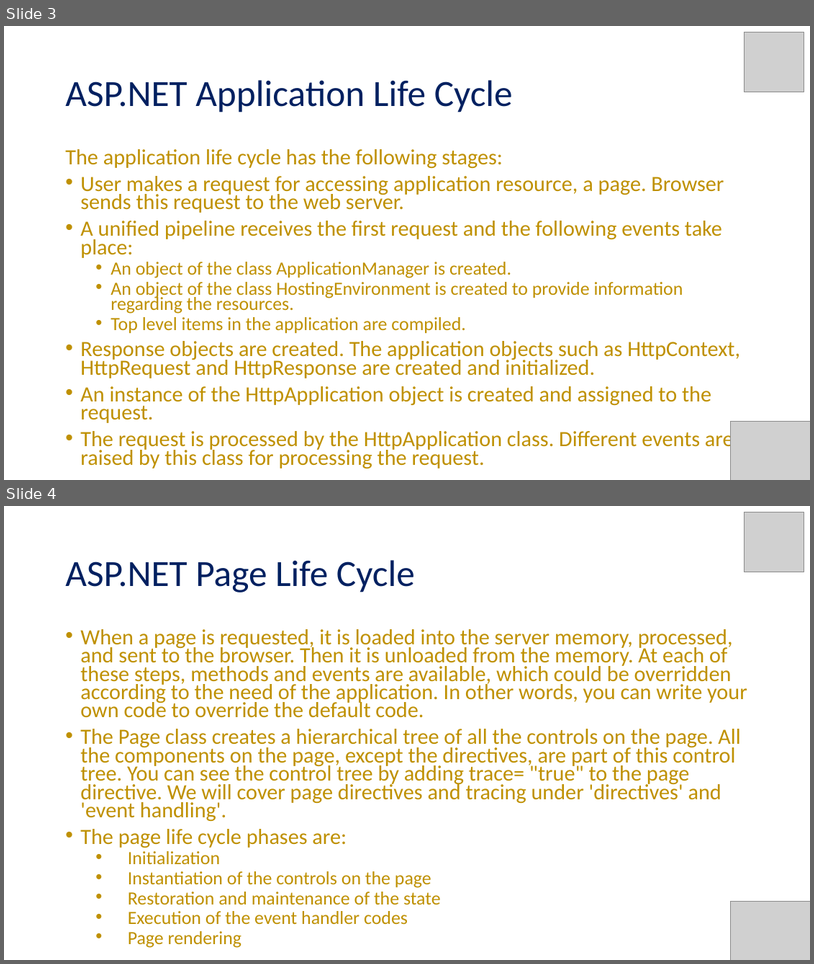
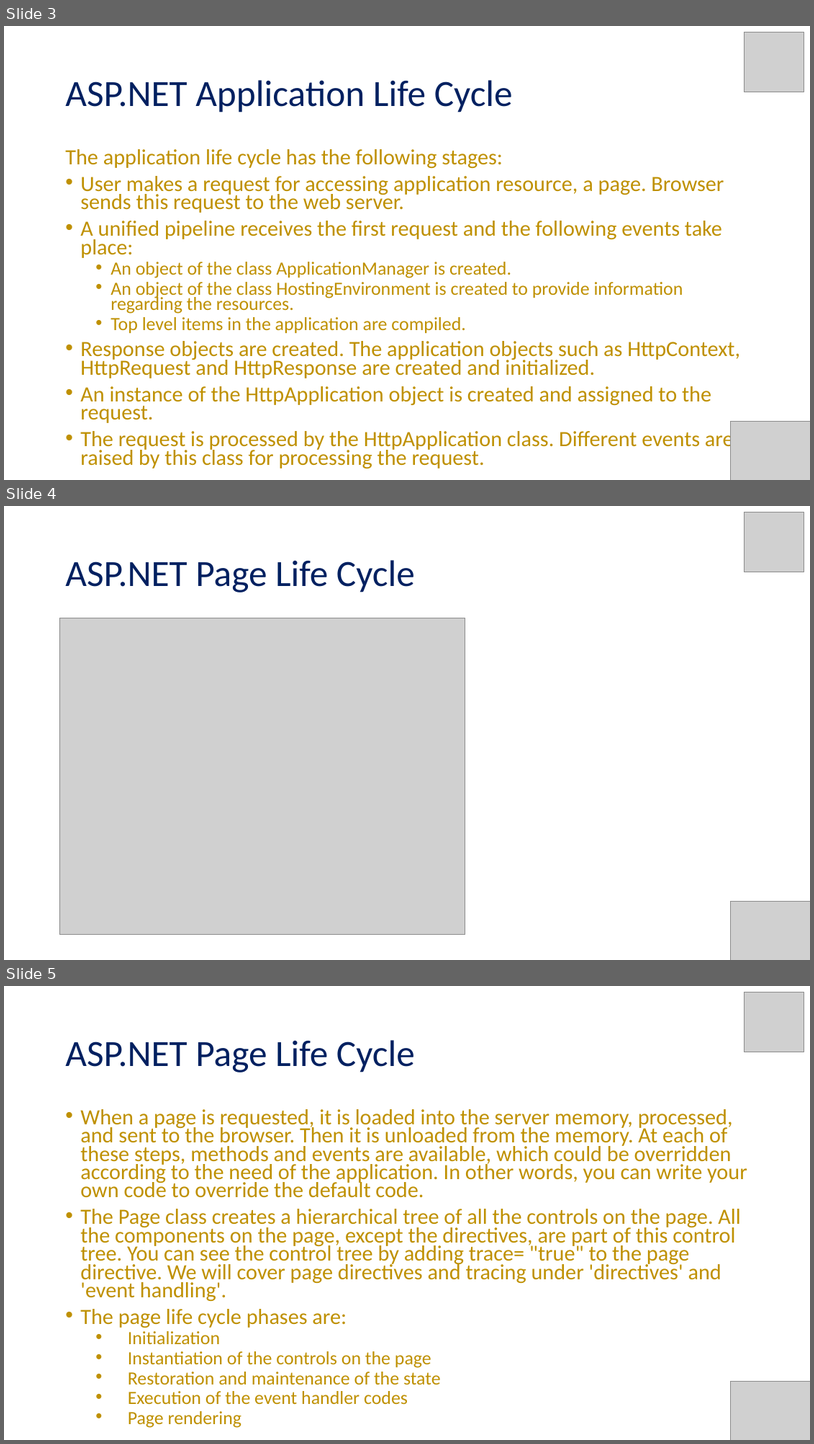
Before and after one commit to dpgohel/dpgohel.github.io, a slide deck: asp/unit-1/5_aspnet_page_life_cycle.pptx. Shown one above the other, each under a label of ours: slides 3 and 4 before the commit, slides 3, 4 and 5 after it. The pictures are 814x964 and 814x1444 pixels, drawn with LibreOffice and Linux fonts; fonts in the diff are those of the drawing; grey boxes stand for pictures. Boxes give left, top, right and bottom in pixels: in the first picture for what was removed or moved away, otherwise in the second. Text is boxed around its words. In the diff, an @@ line names an element or a change of style, - is before the commit and + after.

```diff
--- a/asp/unit-1/5_aspnet_page_life_cycle.pptx
+++ b/asp/unit-1/5_aspnet_page_life_cycle.pptx
@@ slide 4 added at box(4, 506, 810, 960), background #FFFFFF @@
@@ picture added at box(744, 512, 805, 572) @@
@@ title added at box(65, 560, 415, 592), 44 pt, text #002060 @@
+ASP.NET Page Life Cycle
@@ picture added at box(59, 618, 466, 934) @@
@@ picture added at box(731, 901, 810, 960) @@
@@ what was slide 4 is now slide 5 @@
```
Also in this commit, not shown: 1 slide changed, 42 other files.
